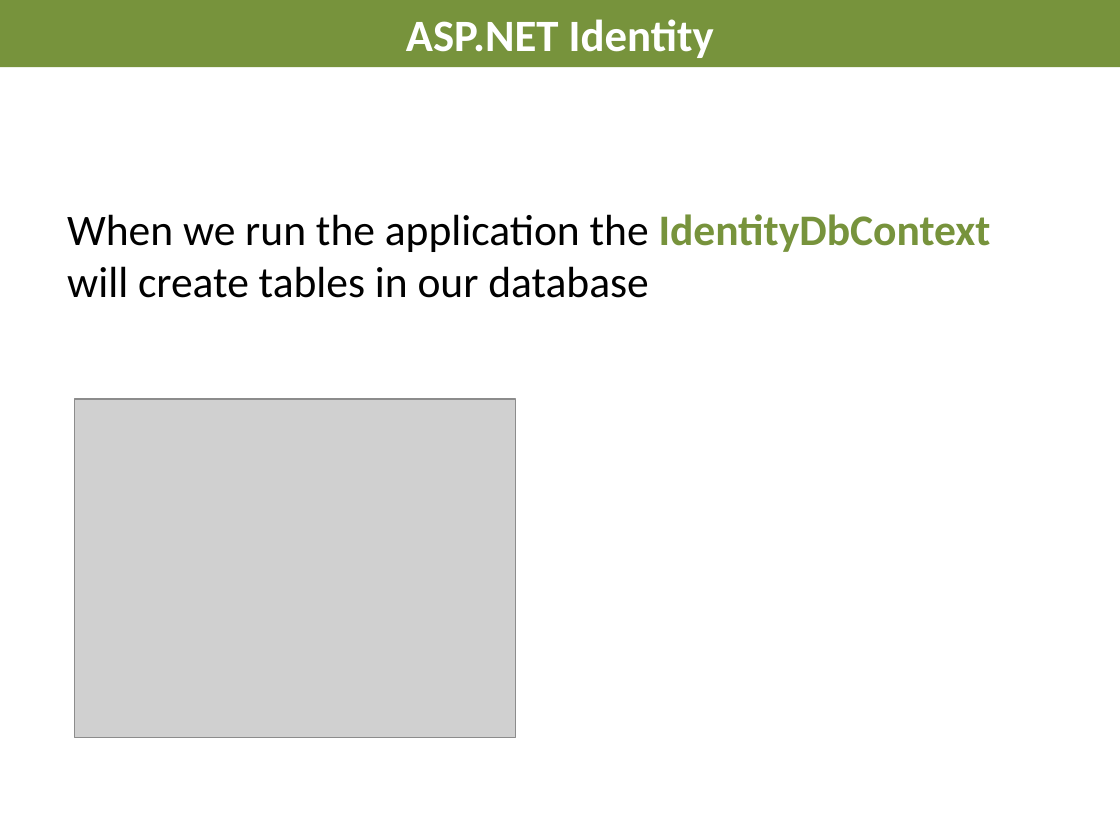
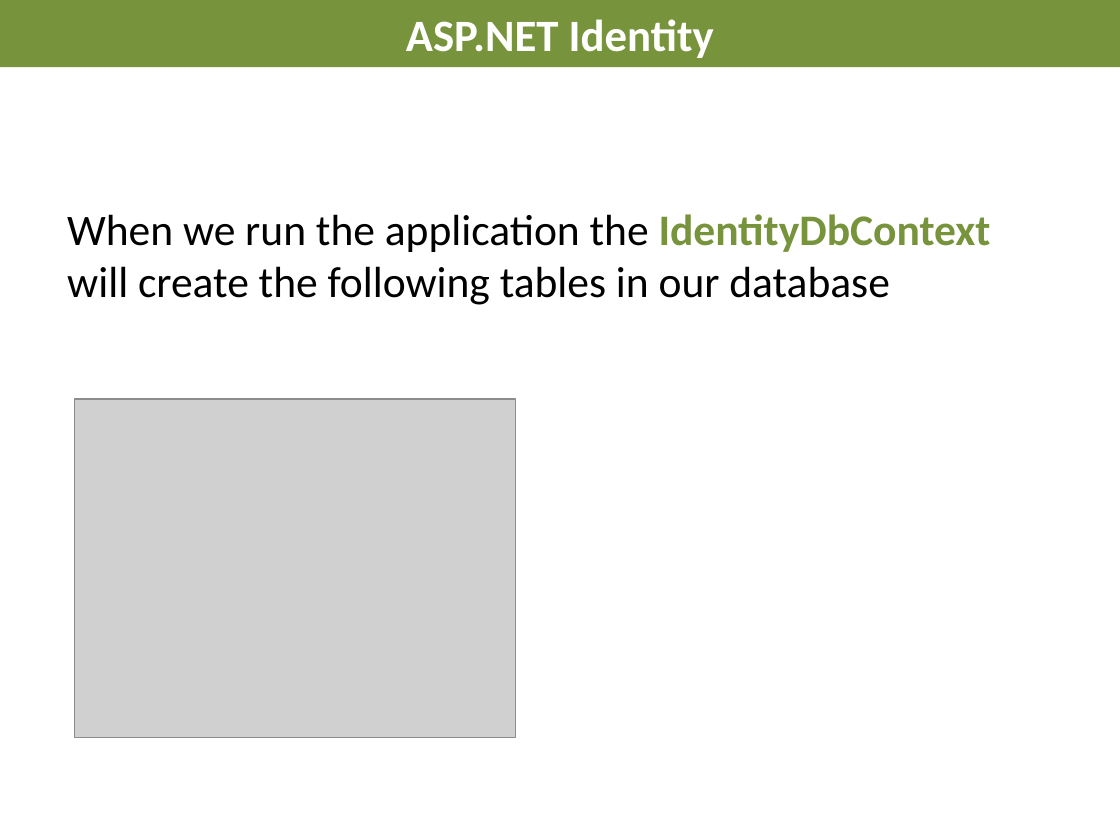
Before and after one commit to AndreasElffors/ProjectIdentity, a slide deck: slide 8 of Documents/Slides/Identity-DatabaseExercise.pptx. Drawn at 1120x840 pixels with LibreOffice and Linux fonts; fonts in the diff are those of the drawing; grey boxes stand for pictures; background and template pictures are left out. Boxes give left, top, right and bottom in pixels: in the first picture for what was removed or moved away, otherwise in the second. Text is boxed around its words. In the diff, an @@ line names an element or a change of style, - is before the commit and + after.

```diff
--- a/Documents/Slides/Identity-DatabaseExercise.pptx
+++ b/Documents/Slides/Identity-DatabaseExercise.pptx
@@ text at (67, 214, 991, 305): text changed @@
-When we run the application the IdentityDbContext will create tables in our database
+When we run the application the IdentityDbContext will create the following tables in our database
```
Also in this commit, not shown: 7 other slides changed, 1 other file.
